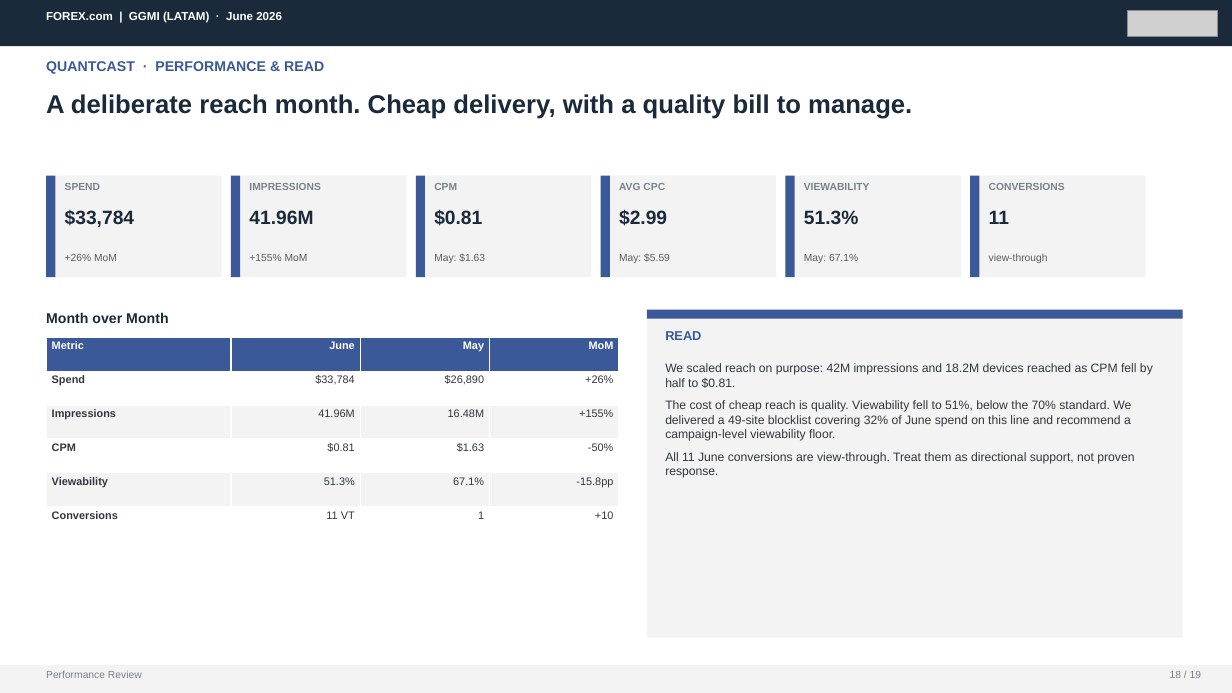
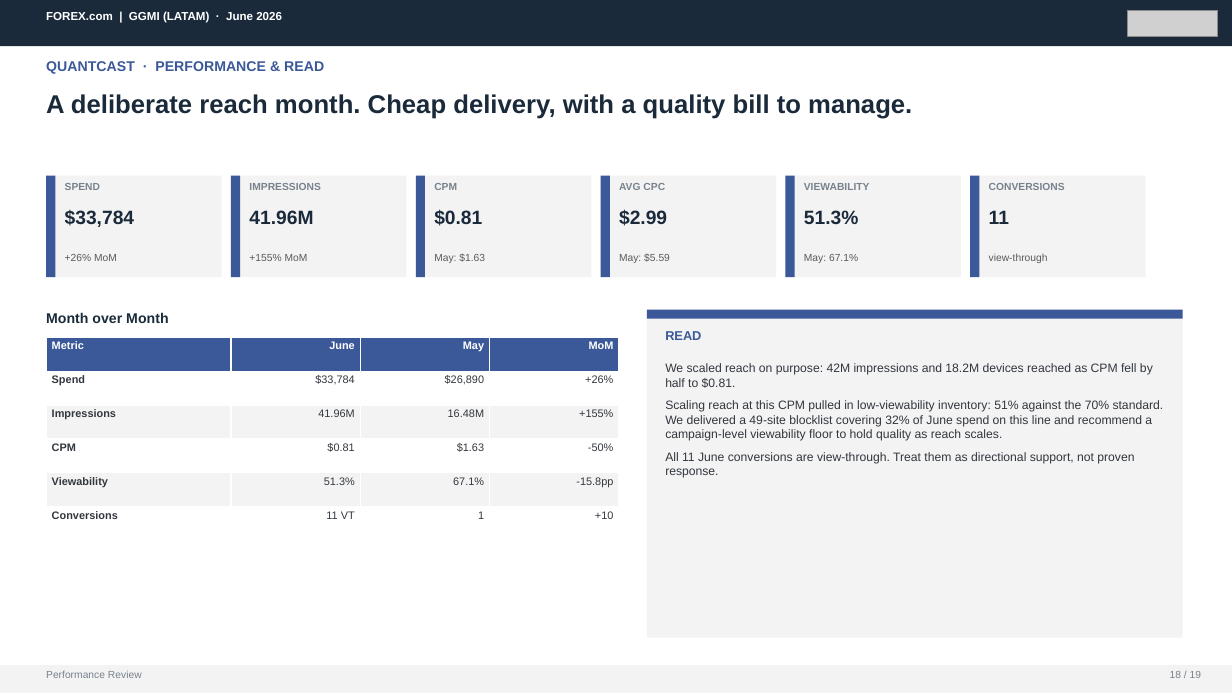
Before and after one commit to hablapro/brlvnt-reporting-hub, a slide deck: slide 18 of report-client-decks/06. GGMI_LATAM_June_2026_Performance_Review.pptx. Drawn at 1232x693 pixels with LibreOffice and Linux fonts; fonts in the diff are those of the drawing; grey boxes stand for pictures. Boxes give left, top, right and bottom in pixels: in the first picture for what was removed or moved away, otherwise in the second. Text is boxed around its words. In the diff, an @@ line names an element or a change of style, - is before the commit and + after.

```diff
--- a/report-client-decks/06. GGMI_LATAM_June_2026_Performance_Review.pptx
+++ b/report-client-decks/06. GGMI_LATAM_June_2026_Performance_Review.pptx
@@ text at [665, 400, 1164, 441]: text changed @@
-The cost of cheap reach is quality. Viewability fell to 51%, below the 70% standard. We delivered a 49-site blocklist covering 32% of June spend on this line and recommend a campaign-level viewability floor.
+Scaling reach at this CPM pulled in low-viewability inventory: 51% against the 70% standard. We delivered a 49-site blocklist covering 32% of June spend on this line and recommend a campaign-level viewability floor to hold quality as reach scales.
```
Also in this commit, not shown: 5 other slides changed.
